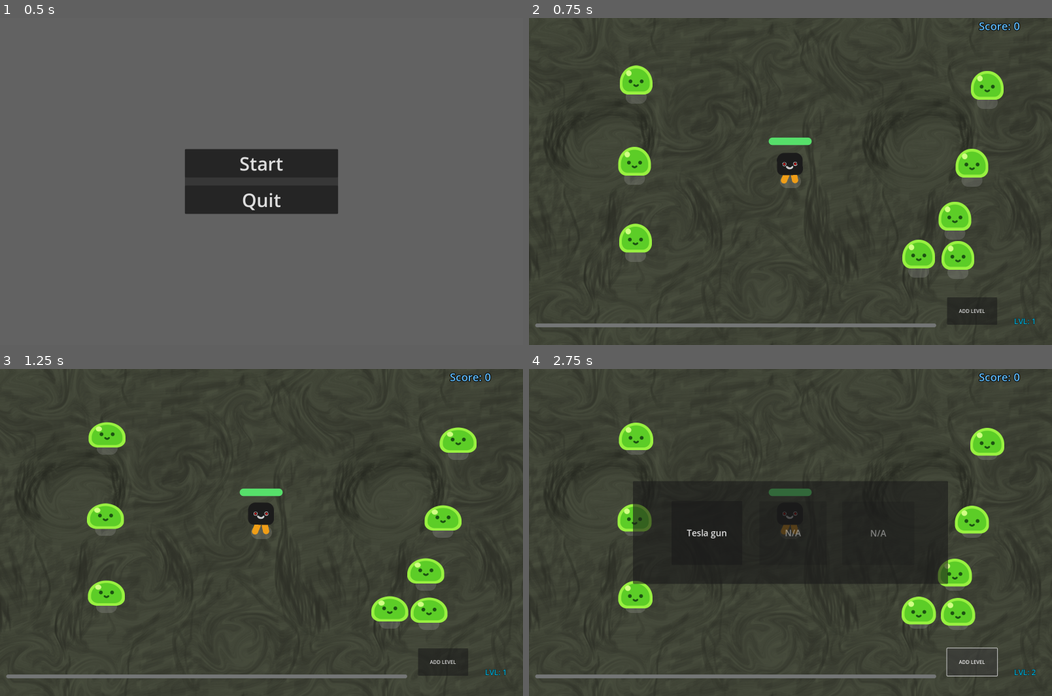
Above: before the commit, frames 1-4 (two rows, left to right).
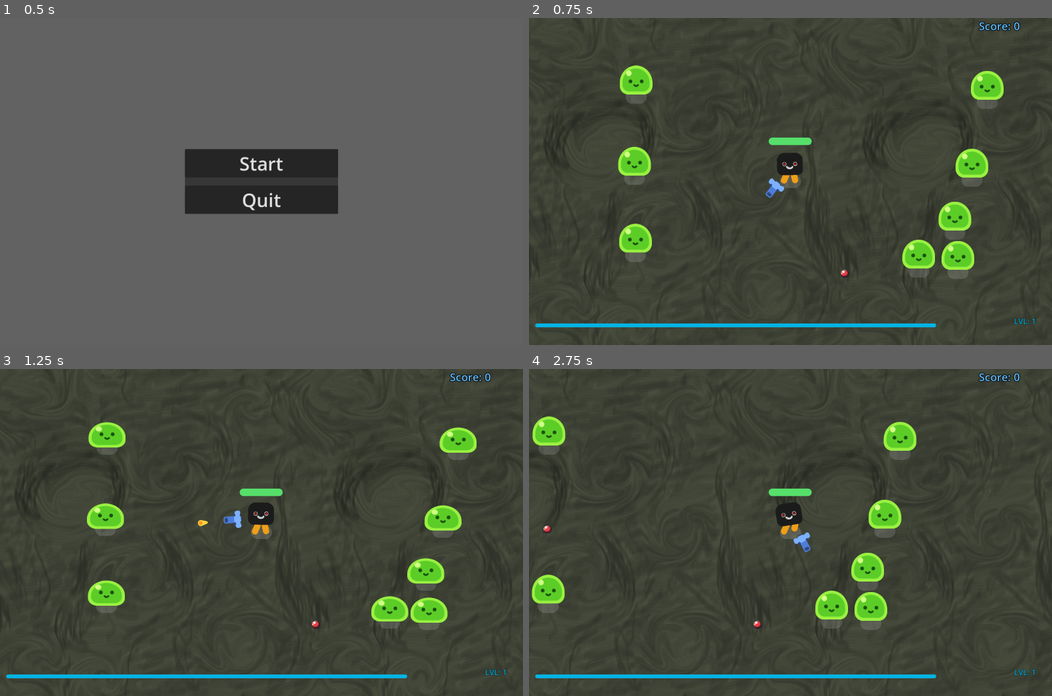
Above: after the commit, the same moments.

Repository: Likstone/Slime-killer
Game: Godot game, scene res://data/main/menu/start_menu.tscn
The game is run twice, just before and just after one commit, with the same random seed, the same clock (stepped at 60 frames per second) and the same inputs.
Inputs (mouse positions are in pixels of both pictures, inside the frame that each line leads up to):
- Up to frame 1 (0.5 s): no input
- Up to frame 2 (0.75 s): click "Start" at 0.5 s
- Up to frame 3 (1.25 s): no input
- Up to frame 4 (2.75 s): click (973, 663) at 1.25 s, where only the run before the commit has a clickable "ADD LEVEL"; hold D (move_right) from 2.03 s (still down); hold 1 (ability_1, bound only after the commit) from 2.03 s (still down); tap 2 (ability_2, bound only after the commit) at 2.3 s

Frame 1 is identical in both runs. In frame 2, 1.6% of the frame differs, in the area x 1-90%, y 49-95%; in frame 3, 1.6%; in frame 4, 20%, in the area x 0-100%, y 14-95%.

Commit message:
add tesla gun, update move speed, add magnit, refactor gems and health-pack

Diff:
--- a/data/enemies/dummy.gd
+++ b/data/enemies/dummy.gd
@@ -53,7 +53,7 @@
 func take_damage(damage):
 	%Slime.play_hurt()
 
-	if health <= 0:
+	if health >= 0:
 		await get_tree().create_timer(0.15).timeout
 		call_deferred("queue_free")
 		const SMOKE_SCENE = preload("res://assets/smoke_explosion/smoke_explosion.tscn")
--- a/data/main/levels/endless_level_1.tscn
+++ b/data/main/levels/endless_level_1.tscn
@@ -1,10 +1,11 @@
-[gd_scene load_steps=8 format=3 uid="uid://dbl7xs3egveio"]
+[gd_scene load_steps=9 format=3 uid="uid://dbl7xs3egveio"]
 
 [ext_resource type="Script" uid="uid://br5g4k7841fbo" path="res://data/main/levels/endless_level_1.gd" id="1_8yaop"]
 [ext_resource type="Texture2D" uid="uid://blca5uwl2f8wn" path="res://assets/textures/Brick_Texture.png" id="2_wmccw"]
 [ext_resource type="PackedScene" uid="uid://kavnvk1dga4n" path="res://data/player/player.tscn" id="3_2jrm7"]
 [ext_resource type="PackedScene" uid="uid://bp8nk5o4025ox" path="res://data/ui/ability_menu.tscn" id="4_m7hs6"]
 [ext_resource type="PackedScene" uid="uid://dakws7o0wgues" path="res://data/enemies/Dummy.tscn" id="5_wmccw"]
+[ext_resource type="PackedScene" uid="uid://dkpl8nyw8glsf" path="res://data/object/gem1.tscn" id="6_2jrm7"]
 
 [sub_resource type="CanvasItemMaterial" id="CanvasItemMaterial_qqaft"]
 
@@ -152,6 +153,12 @@
 [node name="Mob8" parent="." instance=ExtResource("5_wmccw")]
 position = Vector2(1469, 273)
 
+[node name="Gem1" parent="." instance=ExtResource("6_2jrm7")]
+position = Vector2(1011, 823)
+
+[node name="Gem2" parent="." instance=ExtResource("6_2jrm7")]
+position = Vector2(571, 1078)
+
 [connection signal="health_depleted" from="Player" to="." method="_on_player_health_depleted"]
 [connection signal="timeout" from="Timer" to="." method="_on_timer_timeout"]
 [connection signal="pressed" from="GameOver/ColorRect/Button" to="." method="_on_button_pressed"]
--- a/data/object/gem1.tscn
+++ b/data/object/gem1.tscn
@@ -1,30 +1,18 @@
-[gd_scene load_steps=5 format=3 uid="uid://dkpl8nyw8glsf"]
+[gd_scene load_steps=4 format=3 uid="uid://dkpl8nyw8glsf"]
 
-[ext_resource type="Script" uid="uid://dnd4d4ot5uqv4" path="res://data/object/gem_1.gd" id="1_phmnv"]
+[ext_resource type="Script" uid="uid://dnd4d4ot5uqv4" path="res://data/object/gem_1.gd" id="1_hsws5"]
 [ext_resource type="Texture2D" uid="uid://betapxub2emye" path="res://assets/leveling/gem/gem.png" id="2_hsws5"]
 
 [sub_resource type="CircleShape2D" id="CircleShape2D_na2qj"]
 radius = 13.0384
 
-[sub_resource type="CircleShape2D" id="CircleShape2D_ll7f1"]
-radius = 238.053
-
 [node name="Gem1" type="Area2D"]
-script = ExtResource("1_phmnv")
-speed = 500.0
+script = ExtResource("1_hsws5")
 
 [node name="Gem" type="Sprite2D" parent="."]
 texture = ExtResource("2_hsws5")
 
-[node name="CollisionShape2D" type="CollisionShape2D" parent="Gem"]
+[node name="CollisionShape2D" type="CollisionShape2D" parent="."]
+visible = false
 shape = SubResource("CircleShape2D_na2qj")
 debug_color = Color(0.729209, 0.759624, 0.157271, 0.42)
-
-[node name="DetectionArea" type="Area2D" parent="."]
-unique_name_in_owner = true
-collision_layer = 4
-collision_mask = 4
-
-[node name="CollisionShape2D" type="CollisionShape2D" parent="DetectionArea"]
-visible = false
-shape = SubResource("CircleShape2D_ll7f1")
--- a/data/object/gem_1.gd
+++ b/data/object/gem_1.gd
@@ -1,26 +1,37 @@
 extends Area2D
 
-@export var speed: float = 100.0
+@export var speed: float = 0.0
 @export var pickup_distance: float = 10.0
 
 var player: Node2D = null
 var is_attracted: bool = false
+var attracted_mega: bool = false
 
 func _ready():
-	$DetectionArea.body_entered.connect(_on_detection_area_entered)
-	$DetectionArea.body_exited.connect(_on_detection_area_exited)
+	add_to_group("gems")
+	player = get_tree().get_first_node_in_group("player")
+	speed = GlobalSignal.current_magnet_speed
+	if player:
+		player.gem_entered_magnet_zone.connect(_on_detection_area_entered)
+		player.gem_exited_magnet_zone.connect(_on_detection_area_exited)
+		player.gem_speed_changed.connect(_on_gem_speed_changed)
 
 func _on_detection_area_entered(body: Node2D):
-	if body.is_in_group("player"):
-		player = body
+	if body == self:
 		is_attracted = true
 
 func _on_detection_area_exited(body: Node2D):
-	if body == player:
+	if body == self:
 		is_attracted = false
 
+func _on_gem_speed_changed(new_speed: float):
+	speed = new_speed
+
+func activate_attraction():
+	attracted_mega = true
+
 func _physics_process(delta):
-	if is_attracted and player:
+	if is_attracted and player or attracted_mega:
 		var direction = (player.global_position - global_position).normalized()
 		position += direction * speed * delta
 
--- a/data/object/health_pack.gd
+++ b/data/object/health_pack.gd
@@ -1,27 +1,38 @@
 extends Area2D
 
-@export var speed: float = 150.0
+@export var speed: float = 0.0
 @export var pickup_distance: float = 10.0
-@export var health_add = 25
+var health_add = 25
 
 var player: Node2D = null
 var is_attracted: bool = false
+var attracted_mega: bool = false
 
 func _ready():
-	$DetectionArea.body_entered.connect(_on_detection_area_entered)
-	$DetectionArea.body_exited.connect(_on_detection_area_exited)
+	add_to_group("gems")
+	player = get_tree().get_first_node_in_group("player")
+	speed = GlobalSignal.current_magnet_speed
+	if player:
+		player.gem_entered_magnet_zone.connect(_on_detection_area_entered)
+		player.gem_exited_magnet_zone.connect(_on_detection_area_exited)
+		player.gem_speed_changed.connect(_on_gem_speed_changed)
 
 func _on_detection_area_entered(body: Node2D):
-	if body.is_in_group("player"):
-		player = body
+	if body == self:
 		is_attracted = true
 
 func _on_detection_area_exited(body: Node2D):
-	if body == player:
+	if body == self:
 		is_attracted = false
 
+func _on_gem_speed_changed(new_speed: float):
+	speed = new_speed
+
+func activate_attraction():
+	attracted_mega = true
+
 func _physics_process(delta):
-	if is_attracted and player:
+	if is_attracted and player or attracted_mega:
 		var direction = (player.global_position - global_position).normalized()
 		position += direction * speed * delta
 
--- a/data/object/health_pack.tscn
+++ b/data/object/health_pack.tscn
@@ -1,13 +1,10 @@
-[gd_scene load_steps=5 format=3 uid="uid://dqpp0x2kx1kk0"]
+[gd_scene load_steps=4 format=3 uid="uid://dqpp0x2kx1kk0"]
 
 [ext_resource type="Script" uid="uid://c4moqcjlsrue5" path="res://data/object/health_pack.gd" id="1_67bce"]
 [ext_resource type="Texture2D" uid="uid://h2p8gtybxlak" path="res://assets/object/heart.png" id="2_67bce"]
 
 [sub_resource type="CircleShape2D" id="CircleShape2D_na2qj"]
 radius = 13.0384
-
-[sub_resource type="CircleShape2D" id="CircleShape2D_ll7f1"]
-radius = 301.281
 
 [node name="Health pack" type="Area2D"]
 script = ExtResource("1_67bce")
@@ -16,14 +13,7 @@
 scale = Vector2(2, 2)
 texture = ExtResource("2_67bce")
 
-[node name="CollisionShape2D" type="CollisionShape2D" parent="Health"]
+[node name="CollisionShape2D" type="CollisionShape2D" parent="."]
+scale = Vector2(2, 2)
 shape = SubResource("CircleShape2D_na2qj")
 debug_color = Color(0.729209, 0.759624, 0.157271, 0.42)
-
-[node name="DetectionArea" type="Area2D" parent="."]
-unique_name_in_owner = true
-collision_layer = 4
-collision_mask = 4
-
-[node name="CollisionShape2D" type="CollisionShape2D" parent="DetectionArea"]
-shape = SubResource("CircleShape2D_ll7f1")
--- a/data/player/global_signal.gd
+++ b/data/player/global_signal.gd
@@ -2,6 +2,8 @@
 
 signal game_paused(paused: bool)
 
+var current_magnet_speed: float = 100.0
+
 func set_paused(paused: bool):
 	get_tree().paused = paused
 	emit_signal("game_paused", paused)
--- a/data/player/gun.gd
+++ b/data/player/gun.gd
@@ -7,7 +7,7 @@
 
 @export var gun_count = 0
 @export var start_angle: float = 100.0
-@export var fire_rate = 666.6
+@export var fire_rate = 1.6
 var angle: float = 0
 
 func _ready() -> void:
--- a/data/player/gun.tscn
+++ b/data/player/gun.tscn
@@ -7,7 +7,6 @@
 radius = 502.025
 
 [node name="Gun" type="Area2D"]
-visible = false
 z_index = 5
 position = Vector2(0, -8)
 collision_layer = 0
--- a/data/player/lighting_shot.gd
+++ b/data/player/lighting_shot.gd
@@ -7,9 +7,9 @@
 @export var width: float = 2.0
 @export var color: Color = Color(0.7, 0.8, 1.0)
 @export var max_bounces: int = 0
-@export var bounce_range: float = 200.0
-@export var initial_target_range: float = 1000.0
-
+@export var bounce_range: float = 150.0
+@export var initial_target_range: float = 0.0
+@export var target_number = 0
 var current_target: Node2D = null
 var time_alive: float = 0.0
 var bounce_count: int = 0
@@ -21,7 +21,7 @@
 
 func _ready():
 	current_origin = global_position
-	find_initial_target()
+	find_initial_target(target_number)
 	if not current_target:
 		queue_free()
 		return
@@ -63,16 +63,28 @@
 	for i in range(points.size()-1):
 		draw_line(points[i], points[i+1], color, width)
 
-func find_initial_target():
+func find_initial_target(target_number):
 	var mobs = get_tree().get_nodes_in_group("mobs")
-	var closest_dist = INF
-	current_target = null
+	var valid_mobs = []
 
+	# Собираем всех мобов в радиусе атаки
 	for mob in mobs:
 		var dist = global_position.distance_to(mob.global_position)
-		if dist <= initial_target_range and dist < closest_dist:
-			closest_dist = dist
-			current_target = mob
+		if dist <= initial_target_range:
+			valid_mobs.append({"mob": mob, "distance": dist})
+
+	# Если нет подходящих целей
+	if valid_mobs.is_empty():
+		current_target = null
+		return
+
+	# Сортируем по расстоянию (от ближнего к дальнему)
+	valid_mobs.sort_custom(func(a, b): return a["distance"] < b["distance"])
+
+	# Выбираем N-ого ближайшего (target_number = 0 -> первый, 1 -> второй и т.д.)
+	var selected_index = min(target_number, valid_mobs.size() - 1)
+	current_target = valid_mobs[selected_index]["mob"]
+
 
 func find_next_target():
 	var mobs = get_tree().get_nodes_in_group("mobs")
--- a/data/player/player.gd
+++ b/data/player/player.gd
@@ -11,15 +11,22 @@
 
 var gun_changes
 var speed_up = 0
+var speed_up_level = 1
 var orbital_gun = preload("res://data/player/orbital_gun.tscn")
 var gun_count = 0
 
+var magnit_level = 1
+
 var tesla_gun = preload("res://data/player/tesla_gun.tscn")
 var tesla_gun_level = 1
 
+@onready var magnet_area = %Gem_magnit_area
+signal gem_entered_magnet_zone(gem)  #Сигнал входа
+signal gem_exited_magnet_zone(gem)   # Сигнал выхода
+signal gem_speed_changed(magnit_strength_value)
 
 var health_bar
-var gems_to_lvlup = 1.0
+var gems_to_lvlup = 0
 
 var autoregen = 1
 
@@ -33,6 +40,16 @@
 	gun_changes = get_node("/root/Game/Player/Gun")
 	health_bar = get_node("/root/Game/Player/Health_bar")
 	update_level_ui()
+	magnet_area.area_entered.connect(_on_magnet_body_entered)
+	magnet_area.area_exited.connect(_on_magnet_body_exited)
+
+func _on_magnet_body_entered(body: Node2D):
+	if body.is_in_group("gems"):
+		gem_entered_magnet_zone.emit(body)
+
+func _on_magnet_body_exited(body: Node2D):
+	if body.is_in_group("gems"):
+		gem_exited_magnet_zone.emit(body)
 
 func check_level_up():
 	var required_gems =  gems_to_lvlup * player_level
@@ -53,24 +70,8 @@
 		3: add_new_gun()
 		4: health_bar_attack()
 		5: survivibility_ability()
-		6: add_tesla_gun() # Сюда chain lighting / На голове у игрока появляется маленькая установка теслы
-		# (1) раз в какое то время выстреливает молния которая мгновенно примагничивается к случайному противнику
-		# (2) Молния отскакивает в ближейшего противника 1 раз
-		# (3) Молния отскакивает в ближайшего противника 2 раза
-		# (4) Молния отскакивает в ближайшего противника 3 раза
-		# (5) Молния отскакивает в ближайшего противника 4 раза
-		# (6) Молния отскакивает в ближайшего противника 5 раза
-		# (7) Молния отскакивает в ближайшего противника 6 раза
-		# (8) Монлия начинает стрелять каждые 100 (например) пикселей пройденных игроком
-		7: pass # Щелчок пальцами, в толпе мобов (приоритет на толпу) происходит щелчок / хлопок со взрвыом
-		# (1) Радиус взрвыва больше
-		# (2) Чаще взрыв
-		# (3) Два радиуса, один маленький с двойным уроном
-		# (4) Радиус больше
-		# (5) Хлопок станин задетых врагов
-		# (6) Критическяй хлопок, с 20% шансом весь радиус наносит 2x урона
-		# (7) Радиус взрвыва больше
-		# (8) После пхлопка остается фантомная рука которая с задержкой еще раз хлопает
+		6: add_tesla_gun()
+		7: magnit_ability()
 		8: pass # 333, артилерийский залп, в случайное место на экране с задержкой падает снаряд
 		# (1) Снарядо падает чаще
 		# (2) Снаряд падает чаще и быстрее
@@ -80,11 +81,15 @@
 		# (6) Радиус взрыва увеличивается двое
 		# (7) Снарядов становится 4
 		# (8) Снаряды оставляют огненную воронку который раз в секунду наносит урон всем в радиусе
-		9: pass # Магнит, увеличивает радиус подбора предметов
-		# (1) Увеличивает еще сильнее радиус подбора предметов
-		# (2) Увелчивает скорость втягивание предметов
-		# (3) Увеличивает еще сильнее радиус подбора предметов
-		# (4) Увелчивает скорость втягивание предметов
+		9: pass # Щелчок пальцами, в толпе мобов (приоритет на толпу) происходит щелчок / хлопок со взрвыом
+		# (1) Радиус взрвыва больше
+		# (2) Чаще взрыв
+		# (3) Два радиуса, один маленький с двойным уроном
+		# (4) Радиус больше
+		# (5) Хлопок станин задетых врагов
+		# (6) Критическяй хлопок, с 20% шансом весь радиус наносит 2x урона
+		# (7) Радиус взрвыва больше
+		# (8) После пхлопка остается фантомная рука которая с задержкой еще раз хлопает
 		10: pass # Отскакивающий снаряд который врезается и летит в обратную сторону
 		# (1) Выпускает 2-а снаряда
 		# (2) Скорость движение снаряда увеличивается
@@ -100,13 +105,16 @@
 func update_level_ui():
 	%LevelProgressBar.value = gems_collected
 	%LevelProgressBar.max_value =  gems_to_lvlup * player_level
-
 	%LevelLabel.text = "LVL: %d" % player_level
 
 func _physics_process(delta):
 	var direction = Input.get_vector("move_left", "move_right", "move_up", "move_down")
 	velocity = direction * (base_speed + speed_up)
 	move_and_slide()
+
+	##################### ТЕСТ ПОТОМ УДАЛИТЬ
+	if Input.is_action_just_pressed("add_level"):
+		add_gem()
 
 	if velocity.length() > 0.0:
 		%HappyBoo.play_walk_animation()
@@ -198,10 +206,18 @@
 		print("firerate is max")
 
 func speed_up_one():
-	if speed_up <= 300:
-		speed_up += 30
-	else:
-		print("speed is max")
+
+	match speed_up_level:
+		1: speed_up += 30
+		2: speed_up += 30
+		3: speed_up += 30
+		4: speed_up += 30
+		5: speed_up += 30
+		6: speed_up += 30
+		7: speed_up += 30
+		8: speed_up += 30
+
+	speed_up_level+=1
 
 func health_bar_attack():
 	health_bar.start_attack()
@@ -248,22 +264,52 @@
 		gun.update_chain(new_chain)
 		gun.chain = new_chain
 
+func update_tesla_gun_attack_radius(attack_radius: float):
+	for gun in get_tree().get_nodes_in_group("tesla_gun"):
+		gun.update_attack_radius(attack_radius)
+		gun.attack_radius = attack_radius
+
+func update_tesla_gun_chain_radius(chain_radius: float):
+	for gun in get_tree().get_nodes_in_group("tesla_gun"):
+		gun.update_chain_radius(chain_radius)
+		gun.chain_radius = chain_radius
+
 func add_tesla_gun():
 	var tesla_guns = tesla_gun.instantiate()
 	match tesla_gun_level:
 		1: add_child(tesla_guns)
 		2: update_tesla_gun_chain(2)
-		3: update_tesla_gun_chain(3)
-		4: update_tesla_gun_chain(5)
-		5: update_tesla_gun_chain(5)
-		6: update_tesla_gun_chain(5)
-		7: update_tesla_gun_chain(6)
-		8: pass
+		3: update_tesla_gun_chain_radius(300)
+		4: update_tesla_gun_chain(4)
+		5: update_tesla_gun_attack_radius(450)
+		6: update_tesla_gun_chain(6)
+		7: update_tesla_gun_attack_radius(600)
+		8: update_tesla_gun_chain(8)
 	tesla_gun_level+=1
+
+func magnit_strengh(magnit_strength_value):
+	GlobalSignal.current_magnet_speed = magnit_strength_value
+	emit_signal("gem_speed_changed", magnit_strength_value)
+
+func mega_magnit():
+	for gem in get_tree().get_nodes_in_group("gems"):
+		if gem.has_method("activate_attraction"):
+			gem.activate_attraction()
+
+func magnit_ability():
+	match magnit_level:
+		1: %Gem_magnit_col.shape.radius = 200
+		2: magnit_strengh(400)
+		3: %Gem_magnit_col.shape.radius = 300
+		4: magnit_strengh(600)
+		5: %Gem_magnit_col.shape.radius = 450
+		6: magnit_strengh(800)
+		7: %Gem_magnit_col.shape.radius = 100
+		8: %Mega_magnit_activ.start()
+	magnit_level+=1
 
 func _on_timer_timeout() -> void:
 	add_health(autoregen)
 
-
-func _on_button_pressed() -> void:
-	add_gem()
+func _on_mega_magnit_activ_timeout() -> void:
+	mega_magnit()
--- a/data/player/player.tscn
+++ b/data/player/player.tscn
@@ -24,6 +24,9 @@
 corner_radius_top_right = 15
 corner_radius_bottom_right = 15
 corner_radius_bottom_left = 15
+
+[sub_resource type="CircleShape2D" id="CircleShape2D_253sb"]
+radius = 150.0
 
 [node name="Player" type="CharacterBody2D"]
 position = Vector2(821, 591)
@@ -89,12 +92,17 @@
 [node name="Autoregen" type="Timer" parent="."]
 unique_name_in_owner = true
 
-[node name="Button" type="Button" parent="."]
-offset_left = 503.0
-offset_top = 372.0
-offset_right = 664.0
-offset_bottom = 460.0
-text = "ADD LEVEL"
+[node name="Gem_magnit_area" type="Area2D" parent="."]
+unique_name_in_owner = true
+
+[node name="Gem_magnit_col" type="CollisionShape2D" parent="Gem_magnit_area"]
+unique_name_in_owner = true
+shape = SubResource("CircleShape2D_253sb")
+debug_color = Color(0.950227, 3.85046e-07, 0.569635, 0.42)
+
+[node name="Mega_magnit_activ" type="Timer" parent="Gem_magnit_area"]
+unique_name_in_owner = true
+wait_time = 120.0
 
 [connection signal="timeout" from="Autoregen" to="." method="_on_timer_timeout"]
-[connection signal="pressed" from="Button" to="." method="_on_button_pressed"]
+[connection signal="timeout" from="Gem_magnit_area/Mega_magnit_activ" to="." method="_on_mega_magnit_activ_timeout"]
--- a/data/player/tesla_gun.gd
+++ b/data/player/tesla_gun.gd
@@ -2,18 +2,52 @@
 
 @onready var my_timer : Timer = $Timer
 @export var fire_rate = 1.0
+@export var chain_radius = 150
 @export var chain = 0
+@export var attack_radius = 300.0
+@onready var collison_radius = $CollisionShape2D
+var player
+var initial_global_position: Vector2
+var distance_traveled: float = 0.0
 
 func _ready() -> void:
 	%Marker2D.position.y -= 100
+	%CollisionShape2D.position.y -= 100
 	my_timer.wait_time = fire_rate
 	add_to_group("tesla_gun")
+	collison_radius.shape.radius = attack_radius
+	initial_global_position = global_position
+	player = get_node("/root/Game/Player")
+	collison_radius.shape.radius = attack_radius
 
 func update_chain(chain_count):
 	chain = chain_count
 
-func _physics_process(delta):
-	pass
+func update_chain_radius(chain_radius_c):
+	chain_radius = chain_radius_c
+
+func update_attack_radius(attack_radius_c):
+	attack_radius = attack_radius_c
+	collison_radius.shape.radius = attack_radius_c
+
+func update_distance_traveled():
+	distance_traveled = initial_global_position.distance_to(global_position)
+	if distance_traveled > 800:
+		initial_global_position = global_position
+		overdrive_shoot()
+	return distance_traveled
+
+func overdrive_shoot():
+	var enemies_in_range = get_overlapping_bodies()
+	var BULLET = preload("res://data/player/lighting_shot.tscn")
+	if enemies_in_range.size() > 2:
+		for i in range(enemies_in_range.size()):
+			var new_bullet = BULLET.instantiate()
+			new_bullet.max_bounces = chain
+			new_bullet.bounce_range = chain_radius
+			new_bullet.target_number = i
+			new_bullet.initial_target_range = attack_radius + 400
+			%Marker2D.add_child(new_bullet)
 
 func shoot():
 	var enemies_in_range = get_overlapping_bodies()
@@ -21,7 +55,15 @@
 	if enemies_in_range.size() > 0:
 		var new_bullet = BULLET.instantiate()
 		new_bullet.max_bounces = chain
+		new_bullet.bounce_range = chain_radius
+		new_bullet.target_number = 0
+		new_bullet.initial_target_range = attack_radius + 100
 		%Marker2D.add_child(new_bullet)
 
+
 func _on_timer_timeout() -> void:
-	shoot()
+	if player.speed_up < 240:
+		shoot()
+	else:
+		shoot()
+		update_distance_traveled()
--- a/data/player/tesla_gun.tscn
+++ b/data/player/tesla_gun.tscn
@@ -3,7 +3,7 @@
 [ext_resource type="Script" uid="uid://75qvb1pux1in" path="res://data/player/tesla_gun.gd" id="1_g72vk"]
 
 [sub_resource type="CircleShape2D" id="CircleShape2D_g72vk"]
-radius = 106.405
+radius = 300.0
 
 [node name="Tesla gun" type="Area2D"]
 collision_layer = 0
@@ -23,6 +23,8 @@
 metadata/_edit_use_anchors_ = true
 
 [node name="CollisionShape2D" type="CollisionShape2D" parent="."]
+unique_name_in_owner = true
+visible = false
 shape = SubResource("CircleShape2D_g72vk")
 
 [node name="Timer" type="Timer" parent="."]
--- a/data/ui/ability_menu.gd
+++ b/data/ui/ability_menu.gd
@@ -2,6 +2,10 @@
 
 signal ability_selected(ability_id: int)
 signal menu_blocked  # Новый сигнал для случая, когда меню не может открыться
+
+@onready var ability_b_1 = %Ability1
+@onready var ability_b_2 = %Ability2
+@onready var ability_b_3 = %Ability3
 
 # Настройки способностей
 var abilities = {
@@ -39,6 +43,12 @@
 		"name": "Tesla gun",
 		"description": "Add tesla gun",
 		"weight": 10,
+		"max_uses": 0
+		},
+	7: {
+		"name": "Magnit",
+		"description": "Add tesla gun",
+		"weight": 10,
 		"max_uses": 8
 		},
 	# ... остальные способности
@@ -46,6 +56,14 @@
 
 var ability_usage = {}
 var current_abilities = []
+
+func _input(event):
+	if event.is_action_pressed("ability_1"):
+		ability_b_1.emit_signal("pressed")
+	elif event.is_action_pressed("ability_2"):
+		ability_b_2.emit_signal("pressed")
+	elif event.is_action_pressed("ability_3"):
+		ability_b_3.emit_signal("pressed")
 
 func _ready():
 	hide()
--- a/project.godot
+++ b/project.godot
@@ -119,6 +119,26 @@
 "events": [Object(InputEventKey,"resource_local_to_scene":false,"resource_name":"","device":-1,"window_id":0,"alt_press …(192 unchanged characters)…
 ]
 }
+add_level={
+"deadzone": 0.2,
+"events": [Object(InputEventKey,"resource_local_to_scene":false,"resource_name":"","device":0,"window_id":0,"alt_pressed":false,"shift_pressed":false,"ctrl_pressed":false,"meta_pressed":false,"pressed":false,"keycode":0,"physical_keycode":4194328,"key_label":0,"unicode":0,"location":0,"echo":false,"script":null)
+]
+}
+ability_1={
+"deadzone": 0.2,
+"events": [Object(InputEventKey,"resource_local_to_scene":false,"resource_name":"","device":0,"window_id":0,"alt_pressed":false,"shift_pressed":false,"ctrl_pressed":false,"meta_pressed":false,"pressed":false,"keycode":0,"physical_keycode":49,"key_label":0,"unicode":0,"location":0,"echo":false,"script":null)
+]
+}
+ability_2={
+"deadzone": 0.2,
+"events": [Object(InputEventKey,"resource_local_to_scene":false,"resource_name":"","device":0,"window_id":0,"alt_pressed":false,"shift_pressed":false,"ctrl_pressed":false,"meta_pressed":false,"pressed":false,"keycode":0,"physical_keycode":50,"key_label":0,"unicode":0,"location":0,"echo":false,"script":null)
+]
+}
+ability_3={
+"deadzone": 0.2,
+"events": [Object(InputEventKey,"resource_local_to_scene":false,"resource_name":"","device":0,"window_id":0,"alt_pressed":false,"shift_pressed":false,"ctrl_pressed":false,"meta_pressed":false,"pressed":false,"keycode":0,"physical_keycode":51,"key_label":0,"unicode":0,"location":0,"echo":false,"script":null)
+]
+}
 
 [layer_names]
 
Not shown: 1 places in data/player/player.tscn that only renumber resources
